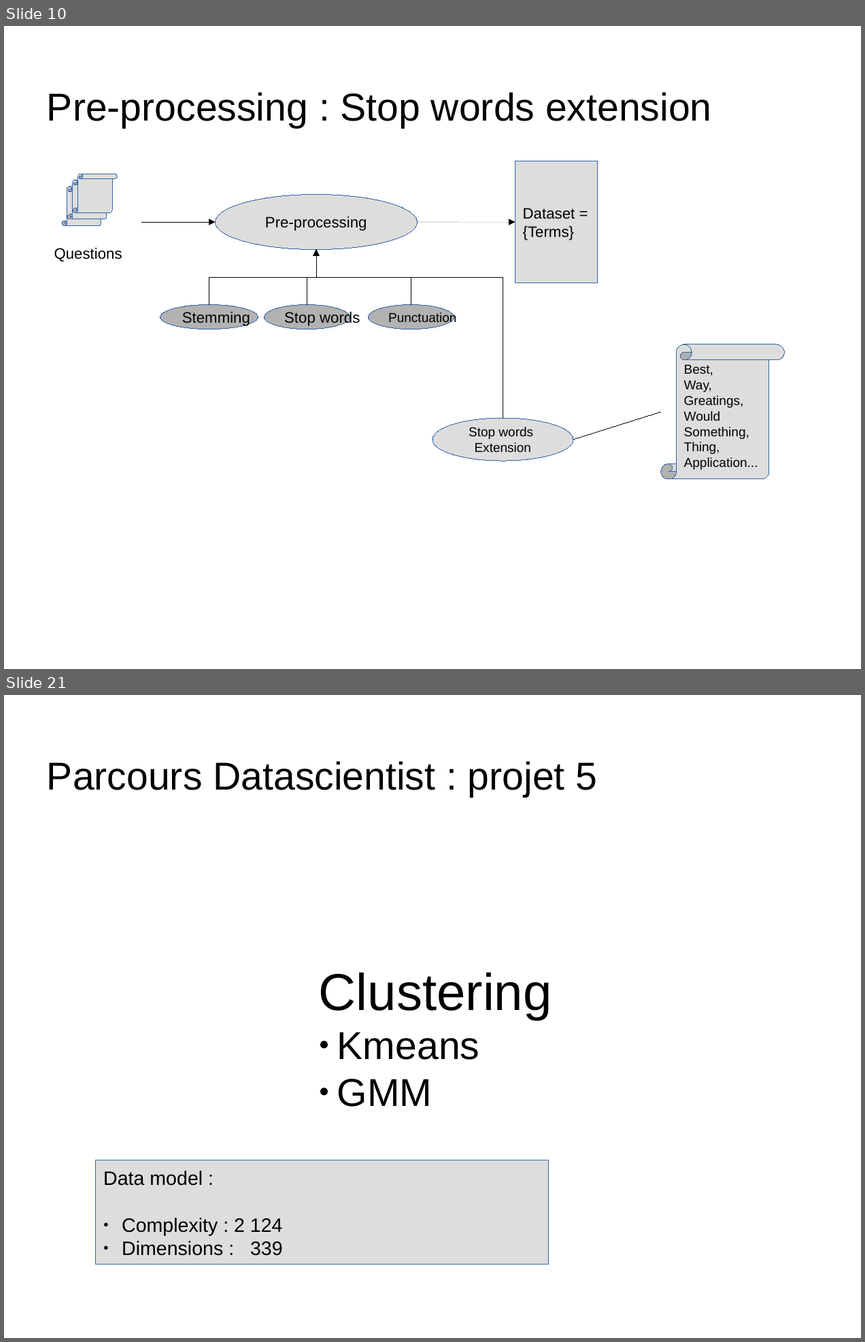
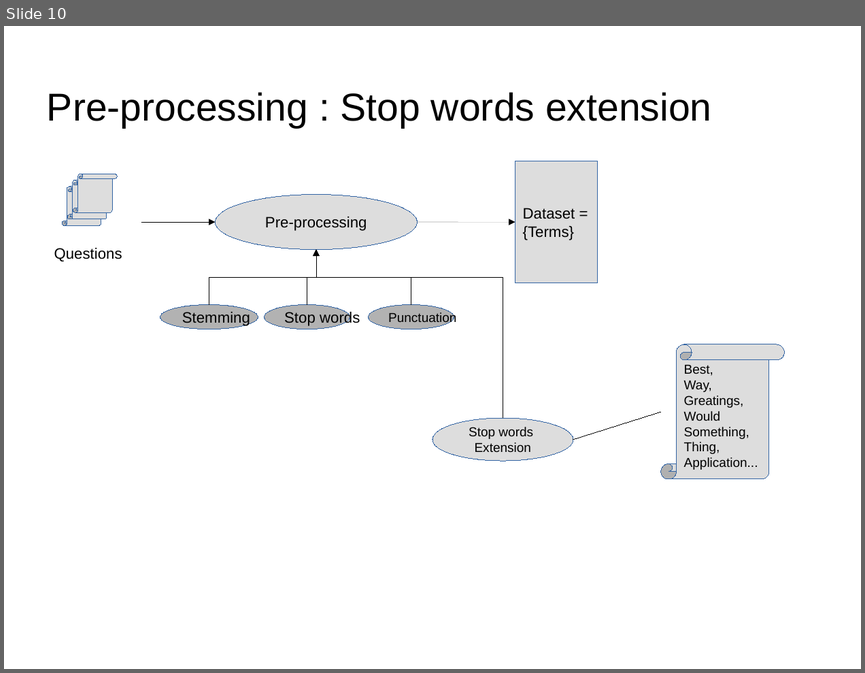
Before and after one commit to dataforcast/OC_Datascientist, a slide deck: P6/report/Openclassrooms_ParcoursDatascientist_P6-V1.odp. Shown one above the other, each under a label of ours: slides 10 and 21 before the commit, slide 10 after it; the slides between them are not shown. The pictures are 865x1342 and 865x673 pixels, drawn with LibreOffice and Linux fonts; fonts in the diff are those of the drawing; background and template pictures are left out. Boxes give left, top, right and bottom in pixels: in the first picture for what was removed or moved away, otherwise in the second. Text is boxed around its words. In the diff, an @@ line names an element or a change of style, - is before the commit and + after.

```diff
--- a/P6/report/Openclassrooms_ParcoursDatascientist_P6-V1.odp
+++ b/P6/report/Openclassrooms_ParcoursDatascientist_P6-V1.odp
@@ slide 21 removed at box(4, 695, 861, 1338), background picture (left out) @@
@@ title removed at box(47, 761, 598, 797) @@
-Parcours Datascientist : projet 5
@@ text removed at box(319, 972, 552, 1106) @@
-Clustering
-● Kmeans
-● GMM
@@ rectangle removed at box(96, 1160, 549, 1264) @@
-Data model :
-● Complexity : 2 124
-● Dimensions : 339
```
Also in this commit, not shown: 2 slides changed, 1 slide added, 57 other slides removed, 8 other files.
